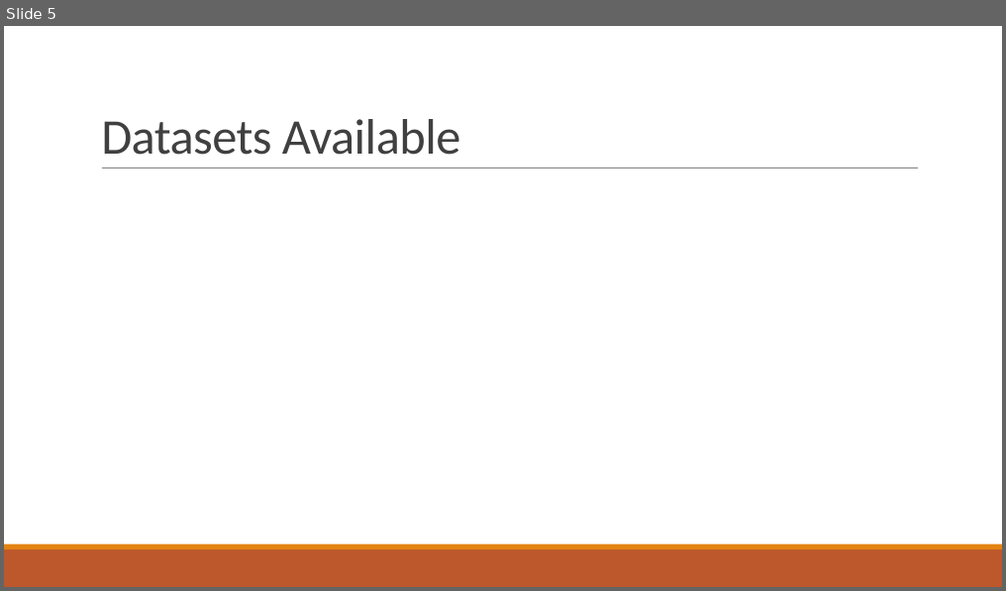
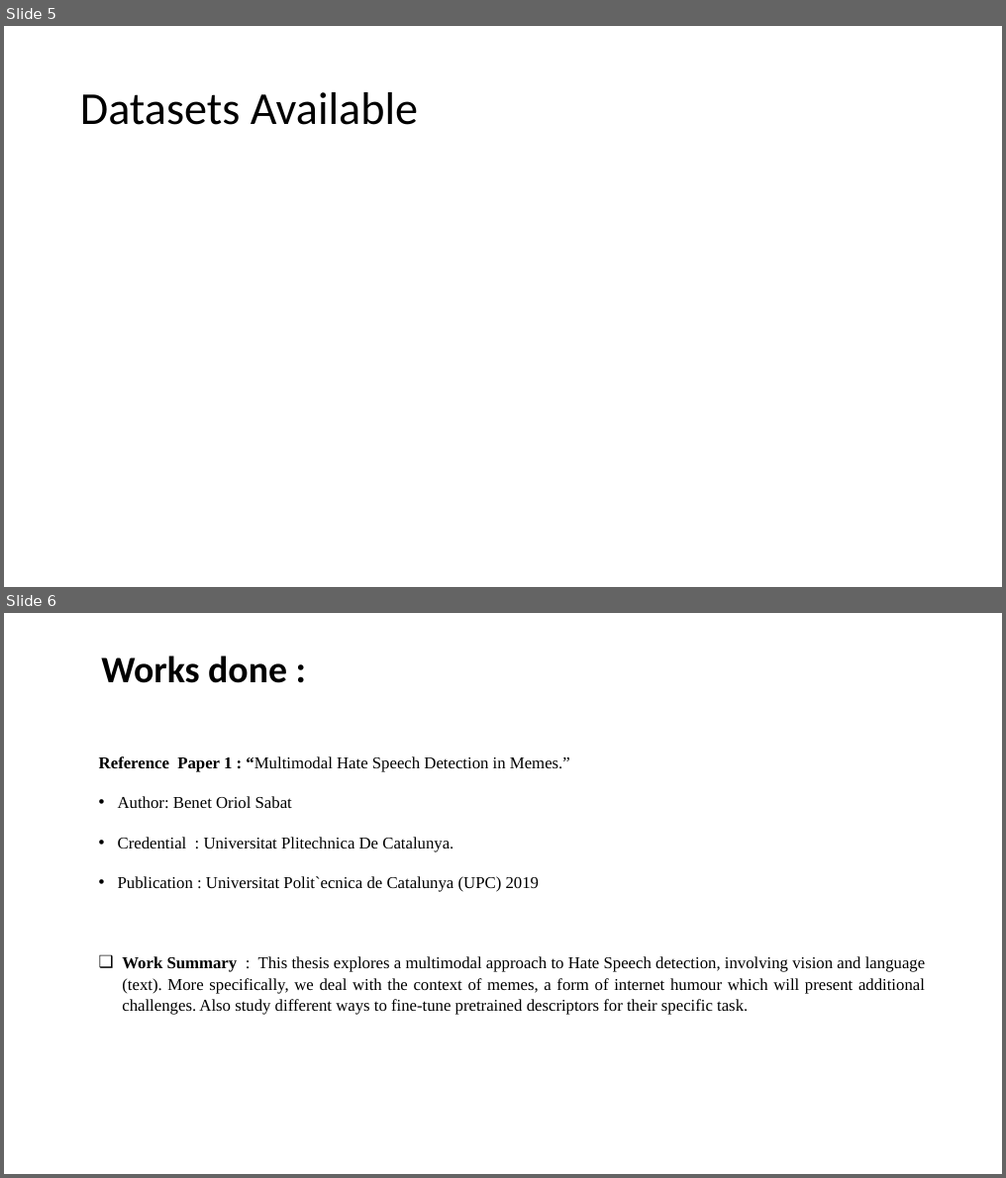
Before and after one commit to VarunBohara/Mini-Project-Documents, a slide deck: Literature Survey.pptx. Shown one above the other, each under a label of ours: slide 5 before the commit, slides 5 and 6 after it. The pictures are 1006x591 and 1006x1178 pixels, drawn with LibreOffice and Linux fonts; fonts in the diff are those of the drawing. Boxes give left, top, right and bottom in pixels: in the first picture for what was removed or moved away, otherwise in the second. Text is boxed around its words. In the diff, an @@ line names an element or a change of style, - is before the commit and + after.

```diff
--- a/Literature Survey.pptx
+++ b/Literature Survey.pptx
@@ slide 6 added at [4,613,1002,1174], background #FFFFFF @@
@@ title added at [101,656,287,683], 36 pt, text #000000, bold @@
+Works done :
@@ text added at [99,757,925,1015], 16 pt, text #000000 @@
+Reference Paper 1 : “Multimodal Hate Speech Detection in Memes.”
+• Author: Benet Oriol Sabat
+• Credential : Universitat Plitechnica De Catalunya.
+• Publication : Universitat Polit`ecnica de Catalunya (UPC) 2019
+❑ Work Summary : This thesis explores a multimodal approach to Hate Speech detection, involving vision and language (text). More specifically, we deal with the context of memes, a form of internet humour which will present additional challenges. Also study different ways to fine-tune pretrained descriptors for their specific task.
@@ slide 5 changed as well @@
@@ title "Datasets Available": place and size @@
-title "Datasets Available" at [101,119,460,155]
+title "Datasets Available" at [80,92,418,125]
@@ title "Datasets Available" at [80,92,418,125]: size 48 to 44 pt, text colour #404040 to #000000, letter spacing -0.5 to 0 pt; line spacing 0.85 to 0.9; vertical alignment bottom to middle @@
@@ line removed from (102, 169) to (918, 169) @@
@@ rectangle removed at [4,550,1002,587] @@
@@ rectangle removed at [4,545,1002,550] @@
```
Also in this commit, not shown: 4 other slides changed, 13 other slides added, 2 slides removed.
